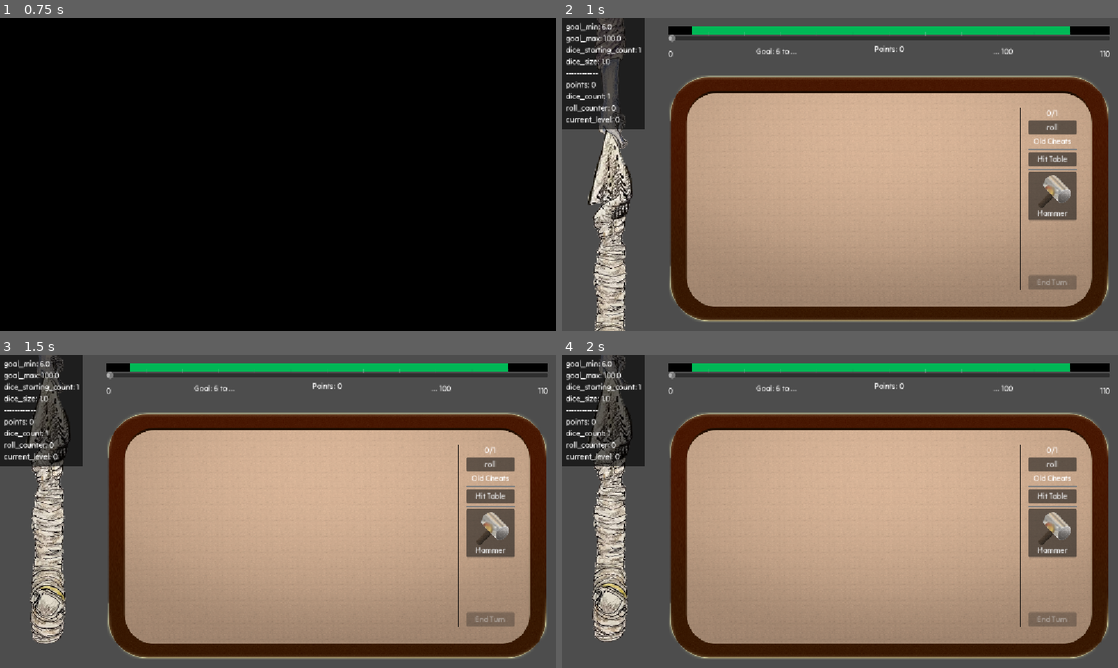
Above: before the commit, frames 1-4 (two rows, left to right).
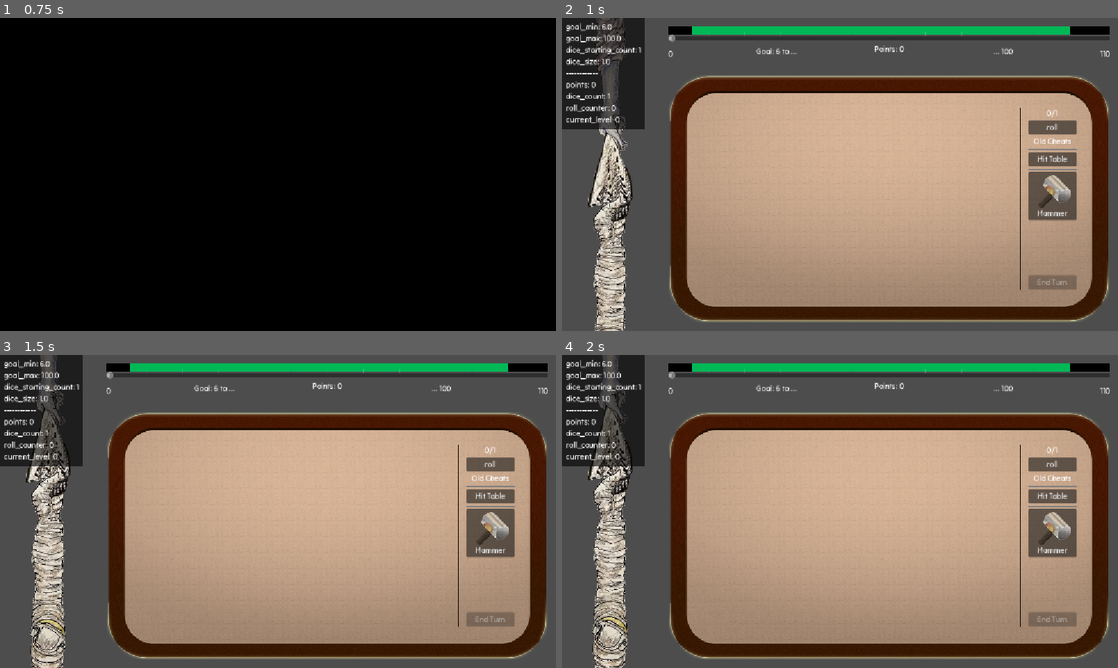
Above: after the commit, the same moments.

Repository: vhoyer/ludum_dare_60
Game: Godot game, scene res://stages/main_menu/main_menu.tscn
Two runs of this game, one before a commit and one after it. Both use one fixed random seed, a clock stepped at 60 frames per second and the inputs below.
Inputs (mouse positions are in pixels of both pictures, inside the frame that each line leads up to):
- Up to frame 1 (0.75 s): click "start! ,)" at 0.5 s
- Up to frame 2 (1 s): no input
- Up to frame 3 (1.5 s): move the mouse to (400, 495) at 1.27 s; hold Right (ui_right) from 1.28 s (still down); tap K at 1.35 s; click (400, 495) at 1.42 s
- Up to frame 4 (2 s): keep holding Right (ui_right)

Frame 1 is identical in both runs. In frame 2, 2.6% of the frame differs, in the area x 4-13%, y 0-100%; in frame 3, 4.1%; in frame 4, 4.1%.

Commit message:
🐛 Fix tug showing people's other sholder

Diff:
--- a/components/game_tug_of_war/game_tug_of_war.tscn
+++ b/components/game_tug_of_war/game_tug_of_war.tscn
@@ -17,7 +17,7 @@
 size_flags_horizontal = 0
 script = ExtResource("1_4rdbg")
 item_texture = ExtResource("3_nohnp")
-_fill_margin = 120.0
+_fill_margin = 190.0
 _jitter_range = 10.0
 
 [node name="Fill" type="Control" parent="." unique_id=2065076108]
